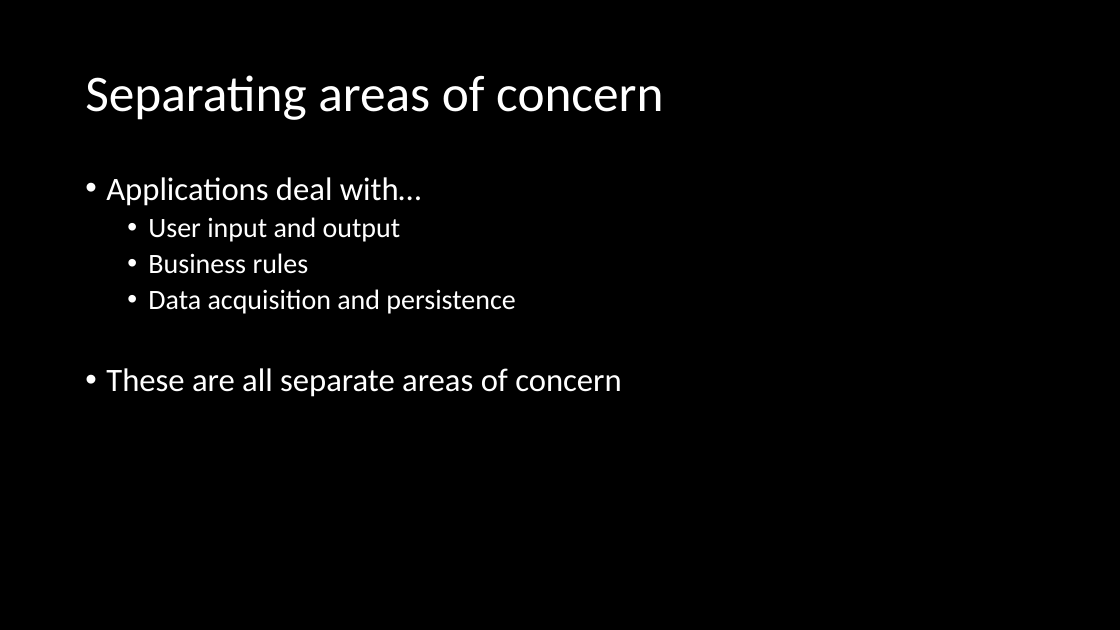
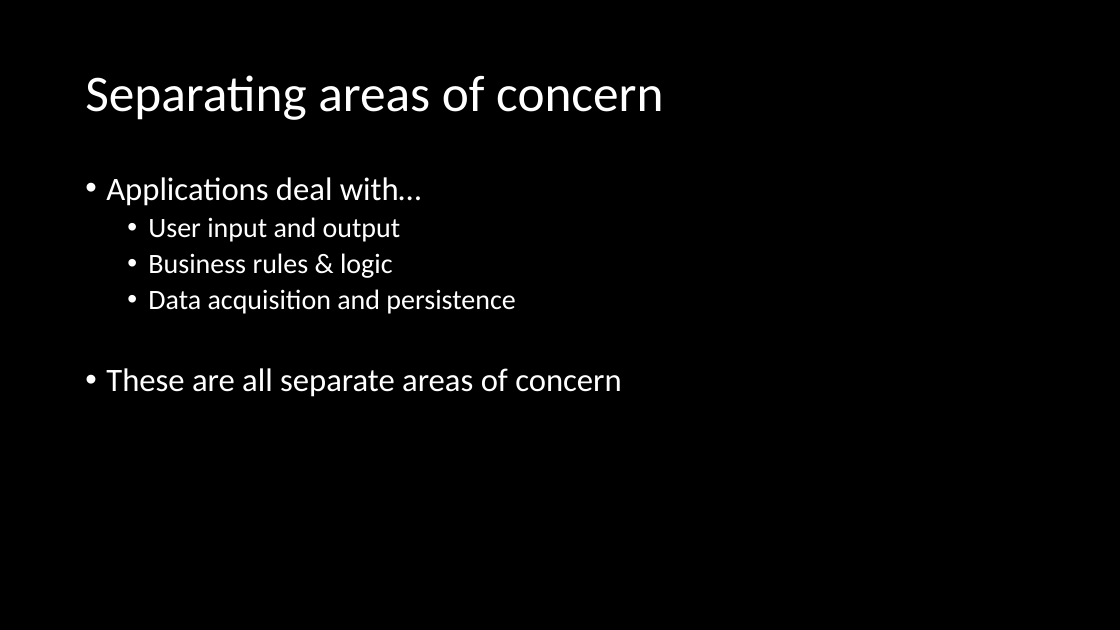
Before and after one commit to ckiefriter1/PT-BESD, a slide deck: slide 4 of Week7/W1.05. Working with Data.pptx. Drawn at 1120x630 pixels with LibreOffice and Linux fonts; fonts in the diff are those of the drawing. Boxes give left, top, right and bottom in pixels: in the first picture for what was removed or moved away, otherwise in the second. Text is boxed around its words. In the diff, an @@ line names an element or a change of style, - is before the commit and + after.

```diff
--- a/Week7/W1.05. Working with Data.pptx
+++ b/Week7/W1.05. Working with Data.pptx
@@ text at (x1=148, y1=253, x2=393, y2=278): text changed @@
-  • Business rules
+  • Business rules & logic
```
Also in this commit, not shown: 3 other slides changed, 3 other files.
